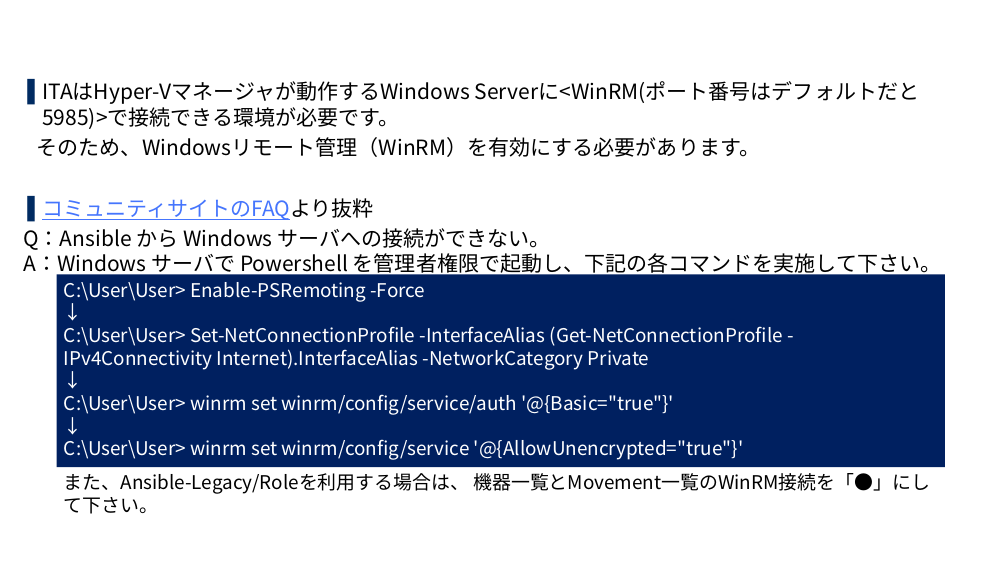
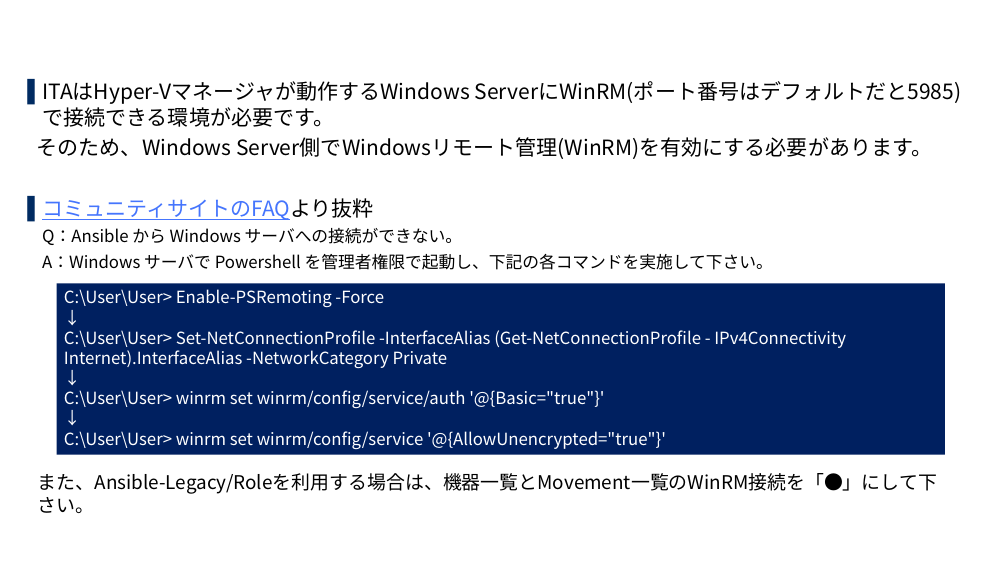
Before and after one commit to exastro-suite/SettingSamples-ITA-HyperV, a slide deck: slide 16 of docs/setting-samples-hyperv-install_ja.pptx. Drawn at 1008x567 pixels with LibreOffice and Linux fonts; fonts in the diff are those of the drawing; background and template pictures are left out. Boxes give left, top, right and bottom in pixels: in the first picture for what was removed or moved away, otherwise in the second. Text is boxed around its words. In the diff, an @@ line names an element or a change of style, - is before the commit and + after.

```diff
--- a/docs/setting-samples-hyperv-install_ja.pptx
+++ b/docs/setting-samples-hyperv-install_ja.pptx
@@ text at <box>37,81,962,159</box>: text changed @@
-▌ ITAはHyper-Vマネージャが動作するWindows Serverに<WinRM(ポート番号はデフォルトだと5985)>で接続できる環境が必要です。
-そのため、Windowsリモート管理（WinRM）を有効にする必要があります。
+▌ ITAはHyper-Vマネージャが動作するWindows ServerにWinRM(ポート番号はデフォルトだと5985)で接続できる環境が必要です。
+そのため、Windows Server側でWindowsリモート管理(WinRM)を有効にする必要があります。
@@ text removed at <box>23,228,941,276</box> @@
-Q：Ansible から Windows サーバへの接続ができない。
-A：Windows サーバで Powershell を管理者権限で起動し、下記の各コマンドを実施して下さい。
@@ text at <box>42,228,773,270</box>: paragraphs added @@
+Q：Ansible から Windows サーバへの接続ができない。
+A：Windows サーバで Powershell を管理者権限で起動し、下記の各コマンドを実施して下さい。
@@ rectangle "C:\User\User> Enable-PSRemoting -Force ↓ C:\User\User> ...": place and size @@
-rectangle "C:\User\User> Enable-PSRemoting -Force ↓ C:\User\User> ..." at <box>57,274,945,467</box>
+rectangle "C:\User\User> Enable-PSRemoting -Force ↓ C:\User\User> ..." at <box>57,284,945,454</box>
@@ rectangle "C:\User\User> Enable-PSRemoting -Force ↓ C:\User\User> ..." at <box>57,284,945,454</box>: size 18 to 16 pt @@
@@ text at <box>38,473,937,513</box>: spaces changed @@
-また、Ansible-Legacy/Roleを利用する場合は、 機器一覧とMovement一覧のWinRM接続を「●」にして下さい。
+また、Ansible-Legacy/Roleを利用する場合は、機器一覧とMovement一覧のWinRM接続を「●」にして下さい。
```
Also in this commit, not shown: 32 other slides changed, 3 other files.
